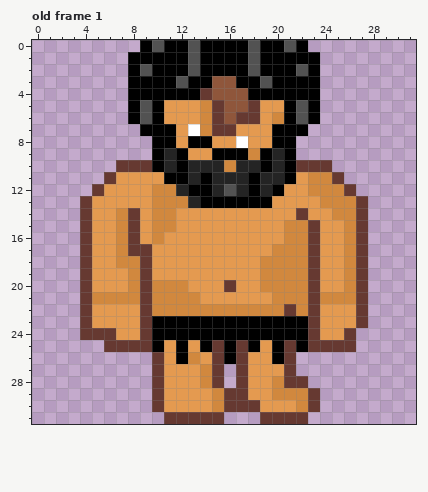
Pixel-art file -- Assets/Game Assets/Characters/Myth Creatures/kapre.aseprite. Above is the file before it was changed.
32x32 pixels, 1 frame. Shown: old frame 1. The commit also changed other frames, which this record leaves out.
After the commit:
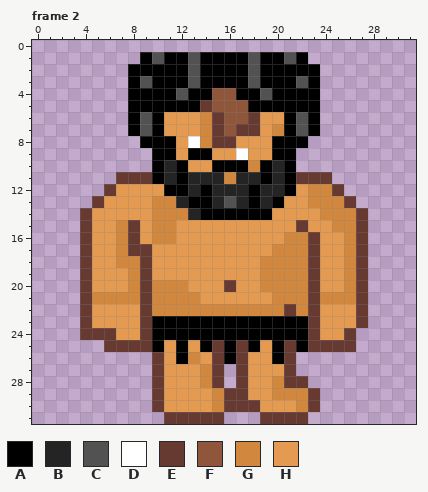
Palette (. is transparent): A #000000  B #242424  C #525252  D #ffffff  E #663931  F #8f563b  G #d1883e  H #e49a50
A new or re-ordered frame is compared with the old frame closest to it.
From old to new:
frames 1 -> 5
Frame 2 is new; against old frame 1:
y 0: x 9..22 ACAACAAAACAACA -> ..............
y 1: x 8 A -> .; x 10 A -> C; x 21 A -> C; x 23 A -> .
y 2: x 9 C -> A; x 22 C -> A
y 3: x 9 A -> C; x 12..13 CA -> AC; x 15..16 FF -> AA; x 18..19 AC -> CA; x 22 A -> C
y 4: x 12 A -> C; x 14 E -> A; x 17 F -> A; x 19 A -> C
y 5: x 9 C -> A; x 11..15 HHHGE -> AAAEF; x 18..20 EHH -> AAA; x 22 C -> A
y 6: x 17 E -> F; x 20 G -> H
y 7: x 8..9 .A -> AC; x 11 A -> H; x 13 D -> H; x 16..18 EHH -> FEE; x 20 A -> G; x 22..23 A. -> CA
y 8: x 9 . -> A; x 13..17 AAHHD -> DGEEH; x 22 . -> A
y 9: x 11..20 BAHHAAAGAB -> AHAAHHDHHA
y 10: x 7..9 EEE -> ...; x 13..18 BBBGBB -> HHAAAG; x 22..24 EEE -> ...
y 11: x 6..11 EHHHHA -> .EEEAB; x 14 A -> B; x 16 B -> G; x 18..19 AB -> BA; x 22..25 HGGE -> EEE.
y 12: x 5..6 EH -> .E; x 10..13 GGBA -> HAAB; x 16 C -> B; x 20..21 AH -> BA; x 25..26 GE -> E.
y 13: x 4..5 EH -> .E; x 12..13 GB -> BA; x 15..17 AAA -> BCB; x 19..20 AH -> BA; x 23 H -> G; x 26..27 GE -> E.
y 14: x 7..8 GE -> HH; x 12..19 HHHHHHHH -> GBAAAAAA; x 22 E -> H; x 24 H -> G
y 15: x 21..23 GGE -> HEH; x 25 H -> G
y 16: x 11 H -> G
Changed places in both pictures, as pixel boxes (x1, y1, x2, y2):
changed: (80, 40, 368, 244)
